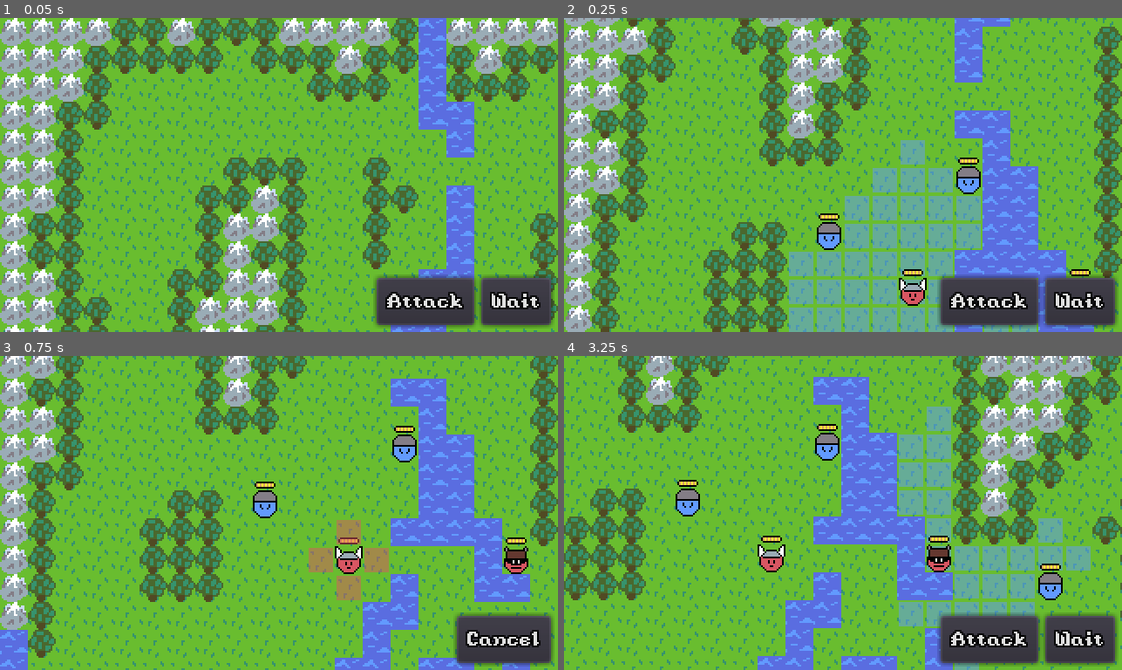
Above: before the commit, frames 1-4 (two rows, left to right).
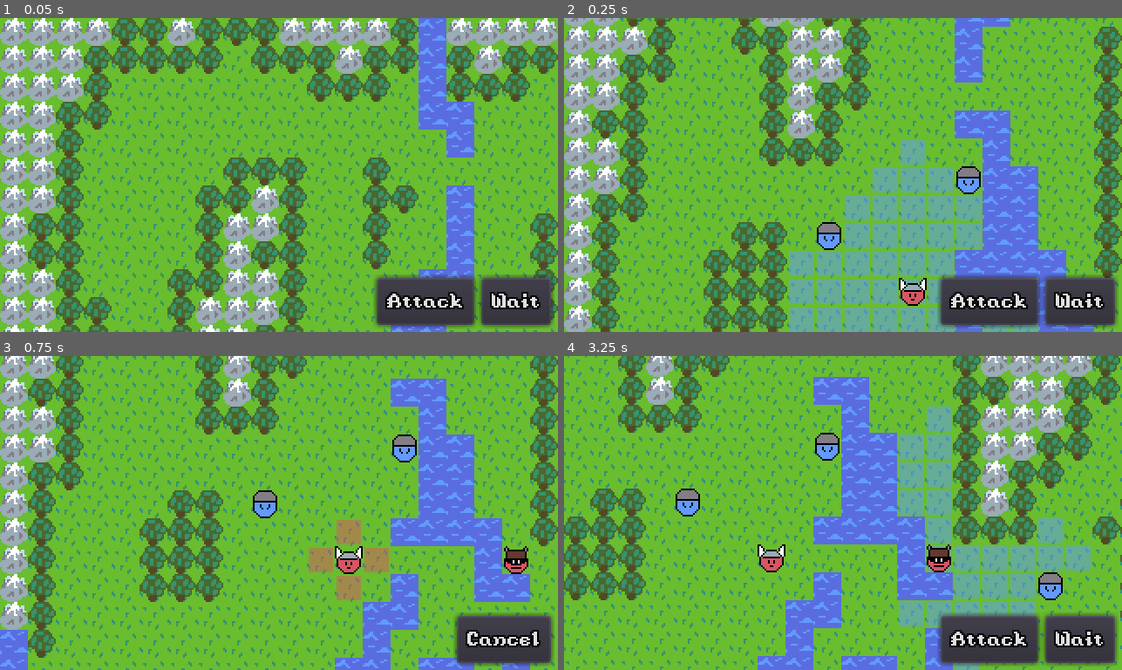
Above: after the commit, the same moments.

Repository: AaronWizard/LegendsOfMajesticSteel
Game: Godot game, scene res://src/game/Game.tscn
Same seed, same stepped clock (60 frames per second), same inputs: the game is played once before the commit and once after it.
Inputs (mouse positions are in pixels of both pictures, inside the frame that each line leads up to):
- Up to frame 1 (0.05 s): no input
- Up to frame 2 (0.25 s): no input
- Up to frame 3 (0.75 s): click "Attack" at 0.5 s
- Up to frame 4 (3.25 s): tap Enter at 1.25 s; move the mouse to (965, 497) at 1.27 s; click (965, 497) at 1.42 s; click "Cancel" at 2 s; click "Wait" at 2.75 s

Frame 1 is identical in both runs. In frame 2, 0.3% of the frame differs, in the area x 45-95%, y 44-83%; in frame 3, 0.3%; in frame 4, 0.4%, in the area x 20-90%, y 21-69%.

Commit message:
Animate stamina bar when actor stamina changes

Diff:
--- a/src/abilities/Attack.gd
+++ b/src/abilities/Attack.gd
@@ -46,4 +46,7 @@
 			get_actor().stats, target_actor.stats)
 	target_actor.battle_stats.modify_stamina(-attack_power)
 
+	if target_actor.battle_stats.is_alive:
+		yield(target_actor, "animations_finished")
+
 	emit_signal("finished")
--- a/src/actors/Actor.gd
+++ b/src/actors/Actor.gd
@@ -118,5 +118,13 @@
 	emit_signal("died", self)
 
 
-func _on_BattleStats_stamina_changed(_old_stamina: int, new_stamina: int) -> void:
-	_stamina_bar.current = new_stamina
+func _on_BattleStats_stamina_changed(_old_stamina: int, new_stamina: int) \
+		-> void:
+	if battle_stats.is_alive:
+		_stamina_bar.visible = true
+		_stamina_bar.animate_change(new_stamina - _old_stamina)
+
+
+func _on_StaminaBar_animation_finished() -> void:
+	_stamina_bar.visible = false
+	emit_signal("animations_finished")
--- a/src/actors/Actor.tscn
+++ b/src/actors/Actor.tscn
@@ -32,6 +32,7 @@
 [node name="Sprite" type="Sprite" parent="Center/Offset"]
 
 [node name="StaminaBar" parent="Center/Offset/Sprite" instance=ExtResource( 14 )]
+visible = false
 position = Vector2( 0, -9 )
 
 [node name="RemoteTransform2D" type="RemoteTransform2D" parent="Center/Offset"]
@@ -61,6 +62,7 @@
 anims/actor_move_north = ExtResource( 6 )
 anims/actor_move_south = ExtResource( 8 )
 anims/actor_move_west = ExtResource( 9 )
+[connection signal="animation_finished" from="Center/Offset/Sprite/StaminaBar" to="." method="_on_StaminaBar_animation_finished"]
 [connection signal="died" from="BattleStats" to="." method="_on_BattleStats_died"]
 [connection signal="stamina_changed" from="BattleStats" to="." method="_on_BattleStats_stamina_changed"]
 [connection signal="animation_finished" from="AnimationPlayer" to="." method="_on_AnimationPlayer_animation_finished"]
